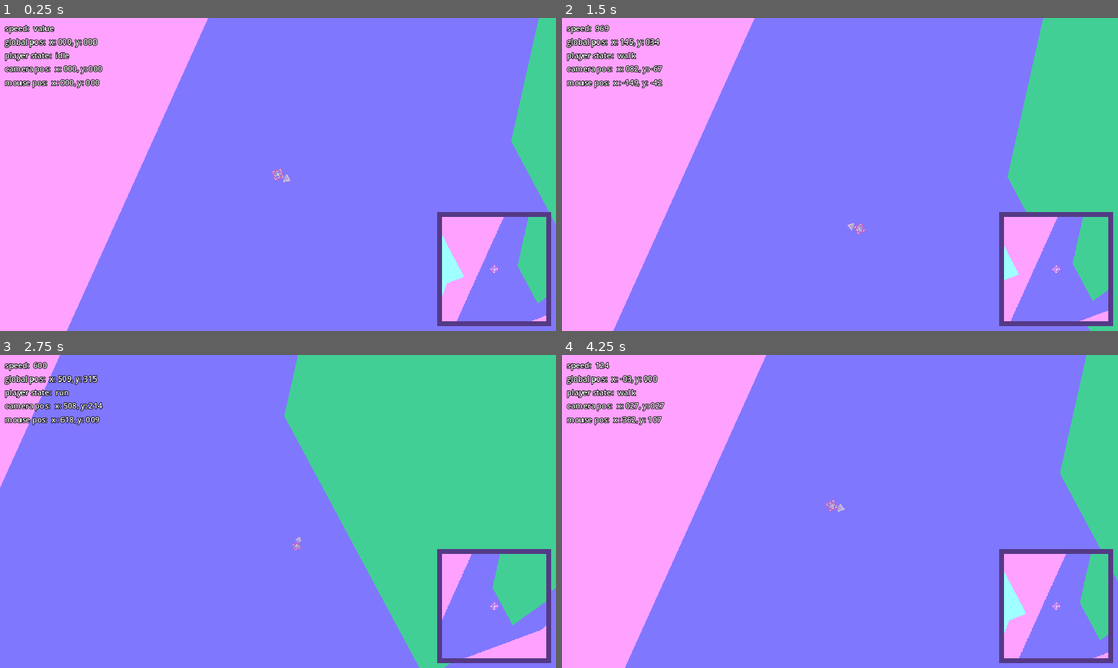
Above: before the commit, frames 1-4 (two rows, left to right).
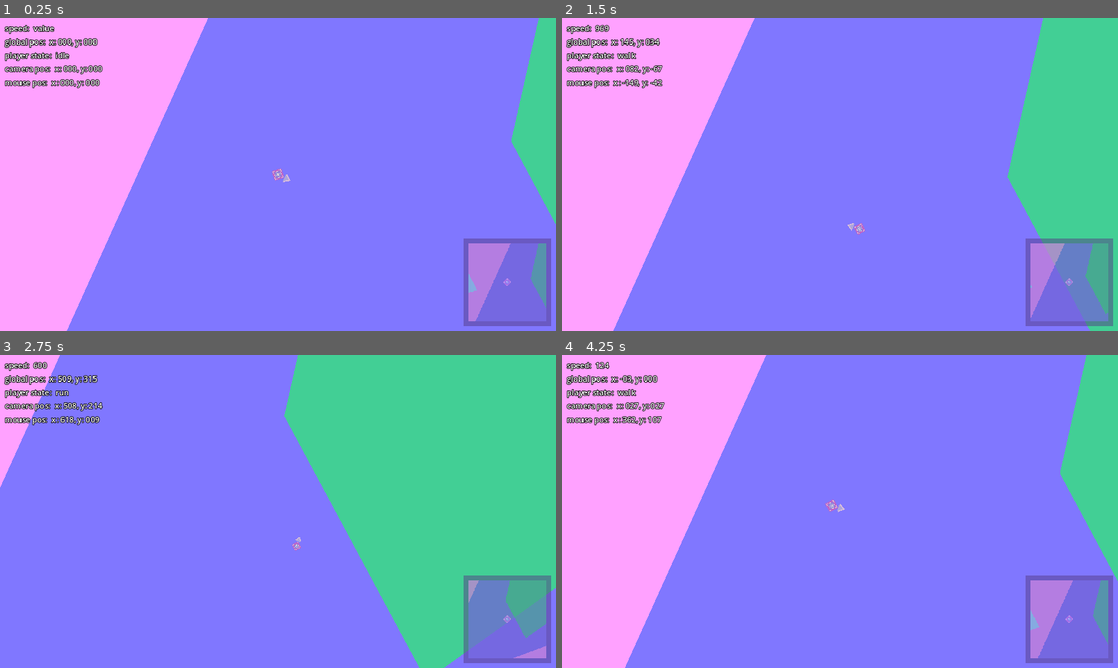
Above: after the commit, the same moments.

Repository: JJPSeno/project-q
Game: Godot game, scene res://World/world.tscn
Two runs of this game, one before a commit and one after it. Both use one fixed random seed, a clock stepped at 60 frames per second and the inputs below.
Inputs (mouse positions are in pixels of both pictures, inside the frame that each line leads up to):
- Up to frame 1 (0.25 s): no input
- Up to frame 2 (1.5 s): tap Enter at 0.5 s; move the mouse to (962, 158) at 0.52 s; hold D (right) 0.53-1.28 s; hold W (base_movement) 0.53-1.28 s; move the mouse to (728, 190) at 1.27 s; hold S (down) from 1.28 s (still down); tap Space (dash) at 1.35 s
- Up to frame 3 (2.75 s): move the mouse to (333, 442) at 2.02 s; release S (down) at 2.03 s; hold D (right) from 2.03 s (still down); hold Shift (run) from 2.03 s (still down)
- Up to frame 4 (4.25 s): move the mouse to (812, 574) at 2.77 s; release Shift (run) at 2.78 s; tap W (base_movement) at 2.85 s; move the mouse to (1006, 558) at 3.52 s; release D (right) at 3.53 s; hold A (left) from 3.53 s (still down); tap Space (dash) at 3.6 s; tap 9 (reset) at 4.15 s

The runs differ from the first frame. In frame 1, 7.1% of the frame differs, in the area x 78-100%, y 62-99%; in frame 2, 7.0%; in frame 3, 6.9%; in frame 4, 7.1%.

Commit message:
adjusted minimap

Diff:
--- a/GUI/MainCanvasLayer/Minimap/Minimap.tscn
+++ b/GUI/MainCanvasLayer/Minimap/Minimap.tscn
@@ -5,13 +5,14 @@
 [ext_resource type="PackedScene" uid="uid://mpmewmghiihe" path="res://GUI/MainCanvasLayer/Minimap/minimap_player_indicator.tscn" id="3_yqdfe"]
 
 [node name="MinimapMargin" type="MarginContainer"]
+modulate = Color(1, 1, 1, 0.498039)
 anchors_preset = 3
 anchor_left = 1.0
 anchor_top = 1.0
 anchor_right = 1.0
 anchor_bottom = 1.0
-offset_left = -256.0
-offset_top = -256.0
+offset_left = -148.0
+offset_top = -148.0
 grow_horizontal = 0
 grow_vertical = 0
 size_flags_horizontal = 3
@@ -26,32 +27,27 @@
 layout_mode = 2
 color = Color(0.33072, 0.2288, 0.52, 1)
 
-[node name="MarginContainer" type="MarginContainer" parent="ColorRect"]
-layout_mode = 1
-anchors_preset = 15
-anchor_right = 1.0
-anchor_bottom = 1.0
-grow_horizontal = 2
-grow_vertical = 2
+[node name="MarginContainer" type="MarginContainer" parent="."]
+layout_mode = 2
 theme_override_constants/margin_left = 10
 theme_override_constants/margin_top = 10
 theme_override_constants/margin_right = 10
 theme_override_constants/margin_bottom = 10
 
-[node name="SubViewportContainer" type="SubViewportContainer" parent="ColorRect/MarginContainer"]
+[node name="SubViewportContainer" type="SubViewportContainer" parent="MarginContainer"]
 layout_mode = 2
 
-[node name="SubViewport" type="SubViewport" parent="ColorRect/MarginContainer/SubViewportContainer"]
+[node name="SubViewport" type="SubViewport" parent="MarginContainer/SubViewportContainer"]
 handle_input_locally = false
-size = Vector2i(216, 216)
+size = Vector2i(162, 162)
 render_target_update_mode = 4
 
-[node name="TestFloor" parent="ColorRect/MarginContainer/SubViewportContainer/SubViewport" instance=ExtResource("1_1i4xq")]
+[node name="TestFloor" parent="MarginContainer/SubViewportContainer/SubViewport" instance=ExtResource("1_1i4xq")]
 
-[node name="Camera2D" type="Camera2D" parent="ColorRect/MarginContainer/SubViewportContainer/SubViewport"]
+[node name="Camera2D" type="Camera2D" parent="MarginContainer/SubViewportContainer/SubViewport"]
 unique_name_in_owner = true
 zoom = Vector2(0.1, 0.1)
 
-[node name="MinimapPlayerIndicator" parent="ColorRect/MarginContainer/SubViewportContainer" instance=ExtResource("3_yqdfe")]
-position = Vector2(108, 108)
+[node name="MinimapPlayerIndicator" parent="MarginContainer/SubViewportContainer" instance=ExtResource("3_yqdfe")]
+position = Vector2(81, 81)
 scale = Vector2(0.3, 0.3)
